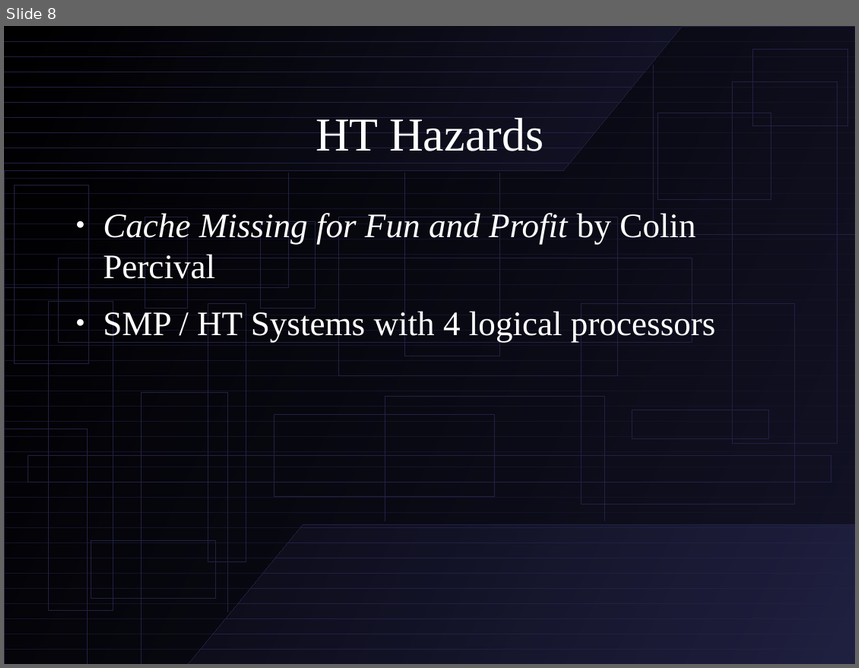
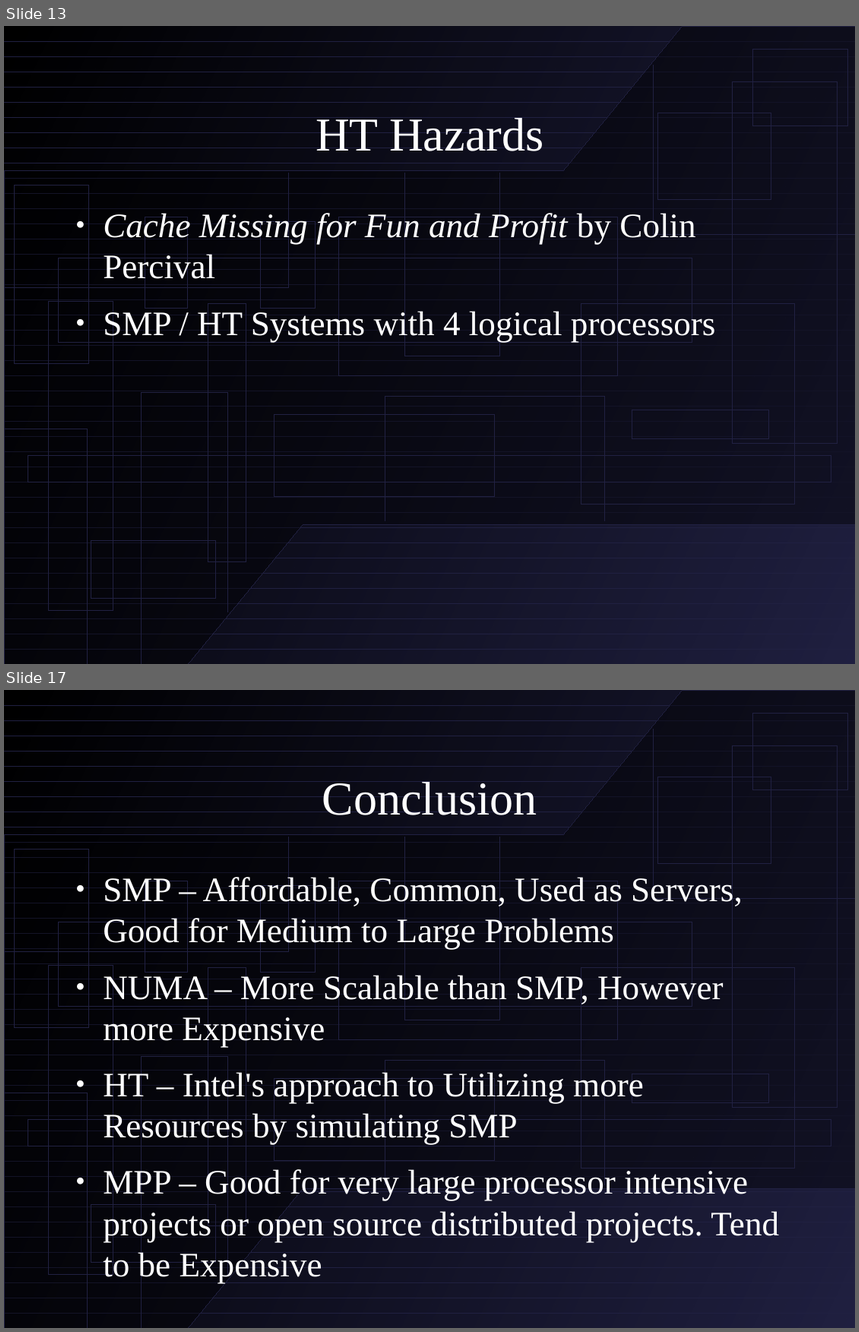
Before and after one commit to sumdog/assignments, a slide deck: cpsc-533/presentation.odp. Shown one above the other, each under a label of ours: slide 8 before the commit, slides 13 and 17 after it; the slides between them are not shown. The pictures are 859x668 and 859x1332 pixels, drawn with LibreOffice and Linux fonts; fonts in the diff are those of the drawing. Boxes give left, top, right and bottom in pixels: in the first picture for what was removed or moved away, otherwise in the second. Text is boxed around its words. In the diff, an @@ line names an element or a change of style, - is before the commit and + after.

```diff
--- a/cpsc-533/presentation.odp
+++ b/cpsc-533/presentation.odp
@@ slide 17 added at (4,690,855,1328), background #FFFFFF; not listed: 66 template elements that a slide beside it also shows @@
@@ title added at (322,781,538,815), 44 pt, text #FFFFFF @@
+Conclusion
@@ text added at (103,875,779,1284), 32 pt, text #FFFFFF @@
+● SMP – Affordable, Common, Used as Servers, Good for Medium to Large Problems
+● NUMA – More Scalable than SMP, However more Expensive
+● HT – Intel's approach to Utilizing more Resources by simulating SMP
+● MPP – Good for very large processor intensive projects or open source distributed projects. Tend to be Expensive
@@ what was slide 8 is now slide 13 @@
```
Also in this commit, not shown: 2 slides changed, 9 other slides added, 1 other file.
